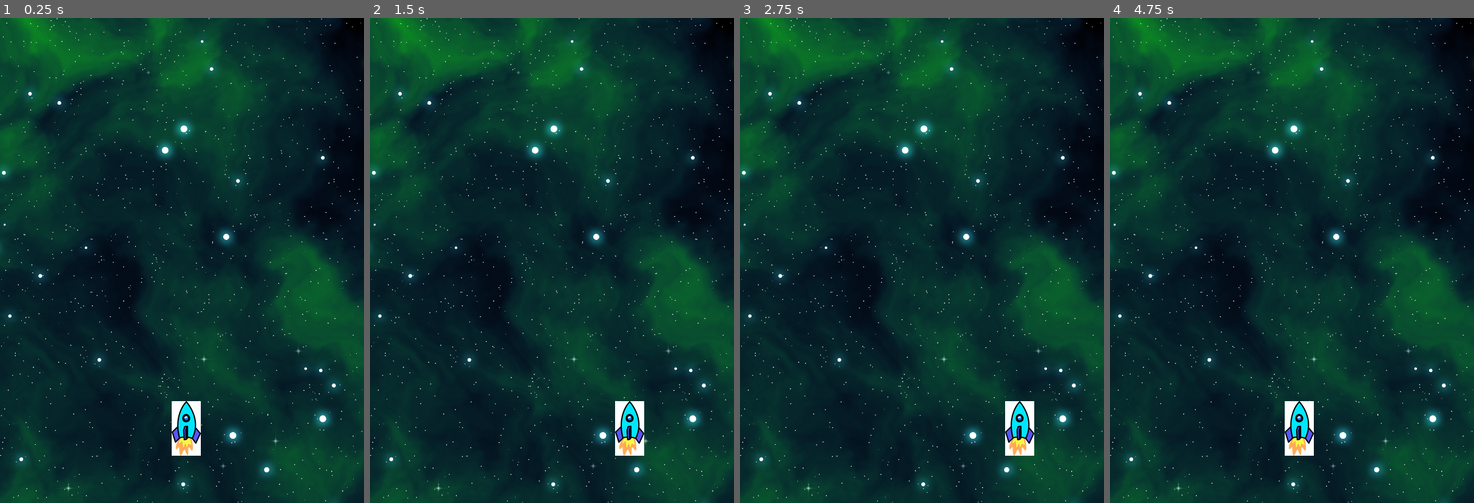
Above: before the commit, frames 1-4 (left to right).
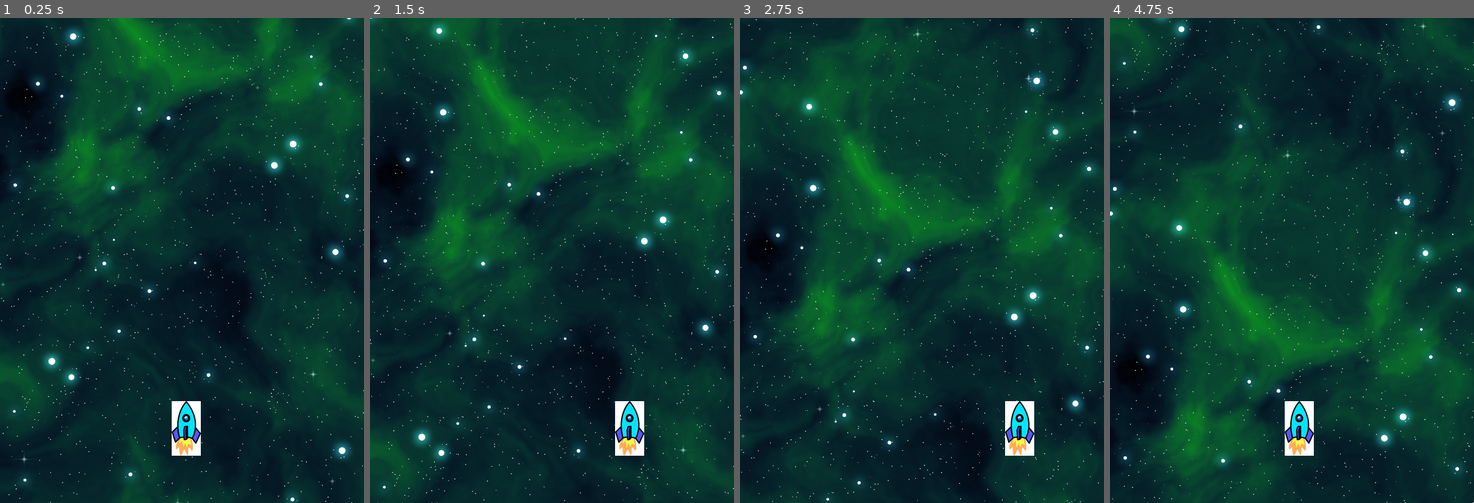
Above: after the commit, the same moments.

Repository: ingvardsen/godot-vertical-scroller
Game: Godot game, scene res://main.tscn
Same seed, same stepped clock (60 frames per second), same inputs: the game is played once before the commit and once after it.
Inputs:
- Up to frame 1 (0.25 s): no input
- Up to frame 2 (1.5 s): hold Right (ui_right) 0.53-1.28 s; hold Left (ui_left) from 1.28 s (still down)
- Up to frame 3 (2.75 s): release Left (ui_left) at 2.03 s; hold Right (ui_right) from 2.03 s (still down)
- Up to frame 4 (4.75 s): release Right (ui_right) at 3.53 s; hold Left (ui_left) from 3.53 s (still down)

The runs differ from the first frame. In frame 1, 41% of the frame differs, in the area x 0-100%, y 0-100%; in frame 2, 44%; in frame 3, 43%; in frame 4, 48%.

Commit message:
Background

Diff:
--- /dev/null
+++ b/background.gd
@@ -0,0 +1,7 @@
+extends ParallaxBackground
+
+@export var camera_velocity: Vector2 = Vector2( 0, 100 );
+
+func _process(delta: float) -> void:
+	var new_offset: Vector2 = get_scroll_offset() + camera_velocity * delta
+	set_scroll_offset( new_offset )
--- /dev/null
+++ b/background.tscn
@@ -0,0 +1,14 @@
+[gd_scene load_steps=3 format=3 uid="uid://ueac83db2tjk"]
+
+[ext_resource type="Script" path="res://background.gd" id="1_pgtx6"]
+[ext_resource type="Texture2D" uid="uid://ch4j04qku45bw" path="res://assets/Green_Nebula_06-1024x1024.png" id="1_u2k2m"]
+
+[node name="Background" type="ParallaxBackground"]
+script = ExtResource("1_pgtx6")
+
+[node name="NebulaLayer" type="ParallaxLayer" parent="."]
+motion_mirroring = Vector2(0, 1024)
+
+[node name="Sprite2D" type="Sprite2D" parent="NebulaLayer"]
+position = Vector2(512, 512)
+texture = ExtResource("1_u2k2m")
--- a/main.tscn
+++ b/main.tscn
@@ -1,11 +1,11 @@
 [gd_scene load_steps=3 format=3 uid="uid://mabklyt1wgm7"]
 
 [ext_resource type="PackedScene" uid="uid://c3bbat2g2ssck" path="res://player.tscn" id="1_5isp3"]
-[ext_resource type="PackedScene" uid="uid://b3m0jlglyjd8n" path="res://nebula.tscn" id="2_31hrw"]
+[ext_resource type="PackedScene" uid="uid://ueac83db2tjk" path="res://background.tscn" id="2_06kiy"]
 
 [node name="Main" type="Node"]
 
-[node name="Background" parent="." instance=ExtResource("2_31hrw")]
+[node name="Background" parent="." instance=ExtResource("2_06kiy")]
 
 [node name="Player" parent="." instance=ExtResource("1_5isp3")]
 position = Vector2(307, 677)
--- a/nebula.tscn
+++ /dev/null
@@ -1,9 +0,0 @@
-[gd_scene load_steps=2 format=3 uid="uid://b3m0jlglyjd8n"]
-
-[ext_resource type="Texture2D" uid="uid://ch4j04qku45bw" path="res://assets/Green_Nebula_06-1024x1024.png" id="1_b3oki"]
-
-[node name="ParallaxLayer" type="ParallaxLayer"]
-
-[node name="NebulaLayer" type="Sprite2D" parent="."]
-position = Vector2(332, 512)
-texture = ExtResource("1_b3oki")
Not shown, added: README.md
